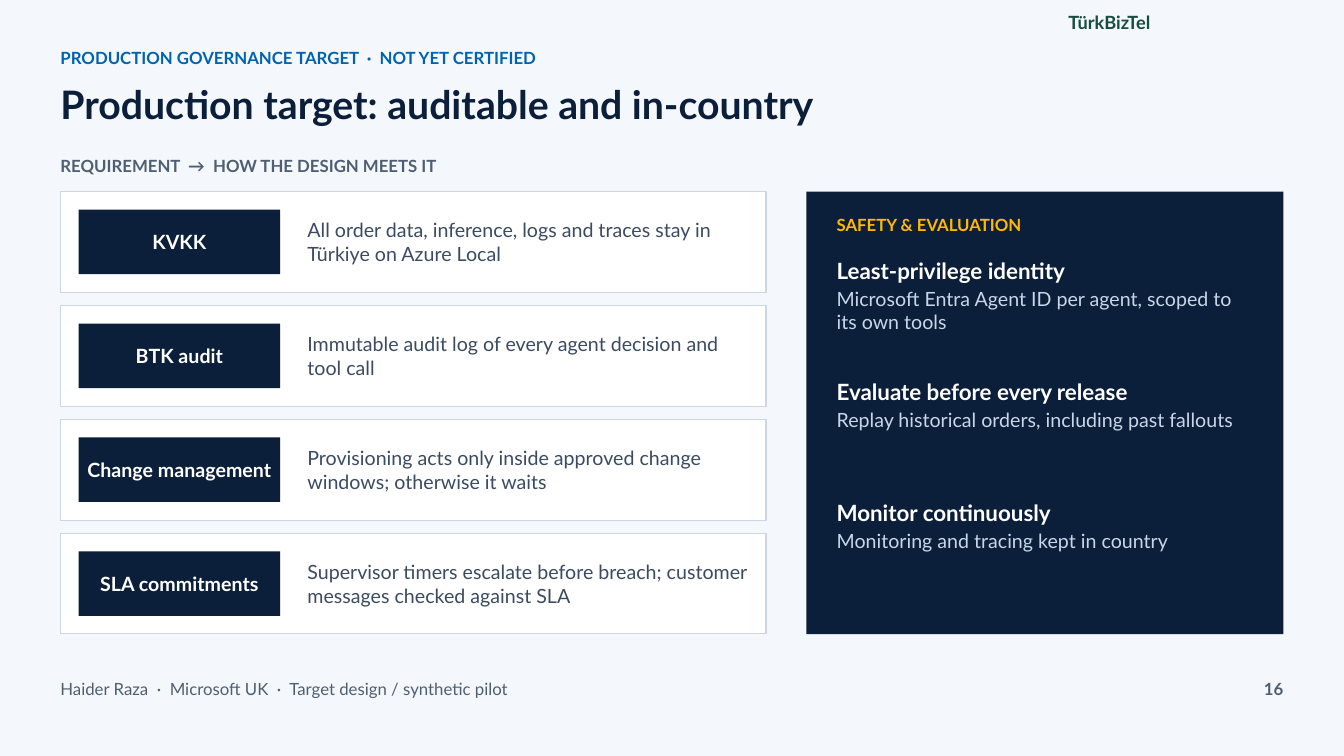
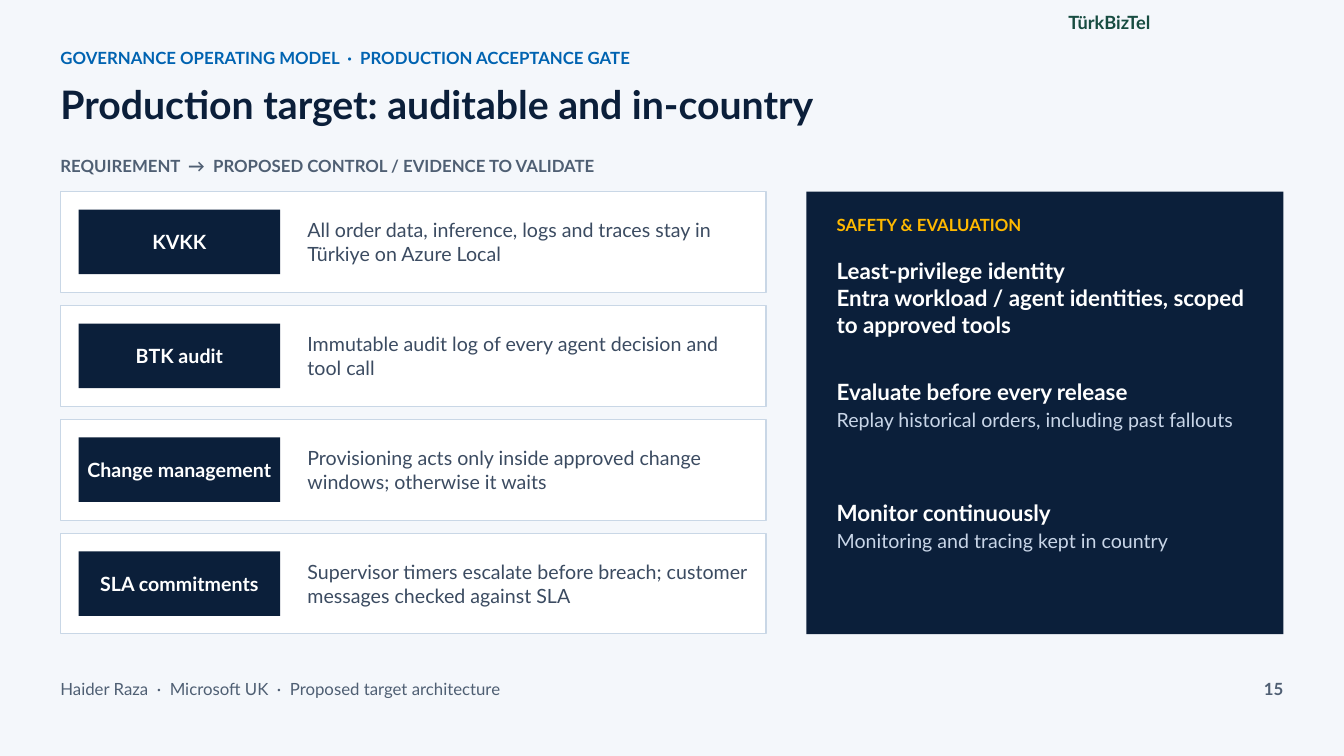
Before and after one commit to m-haider-raza/AMA-Telecom-Order-to-Activation, a slide deck: slide 15 of app/static/case-study/Agentic_Order_to_Activation_Architecture.pptx (slide 16 before the commit). Drawn at 1344x756 pixels with LibreOffice and Linux fonts; fonts in the diff are those of the drawing. Boxes give left, top, right and bottom in pixels: in the first picture for what was removed or moved away, otherwise in the second. Text is boxed around its words. In the diff, an @@ line names an element or a change of style, - is before the commit and + after.

```diff
--- a/app/static/case-study/Agentic_Order_to_Activation_Architecture.pptx
+++ b/app/static/case-study/Agentic_Order_to_Activation_Architecture.pptx
@@ text at (60,51,630,64): text changed @@
-PRODUCTION GOVERNANCE TARGET · NOT YET CERTIFIED
+GOVERNANCE OPERATING MODEL · PRODUCTION ACCEPTANCE GATE
@@ text at (60,159,595,175): text changed @@
-REQUIREMENT → HOW THE DESIGN MEETS IT
+REQUIREMENT → PROPOSED CONTROL / EVIDENCE TO VALIDATE
@@ text at (837,262,1244,337): text changed; size 14 to 16 pt; text colour #C9D6E8 to #FFFFFF; bold on @@
-Least-privilege identity
-Microsoft Entra Agent ID per agent, scoped to its own tools
+Least-privilege identity
+Entra workload / agent identities, scoped to approved tools
@@ text at (60,682,500,698): text changed @@
-Haider Raza · Microsoft UK · Target design / synthetic pilot
+Haider Raza · Microsoft UK · Proposed target architecture
@@ text at (1264,683,1283,695): text changed @@
-16
+15
```
Also in this commit, not shown: 18 other slides changed, 1 slide removed, 50 other files.
